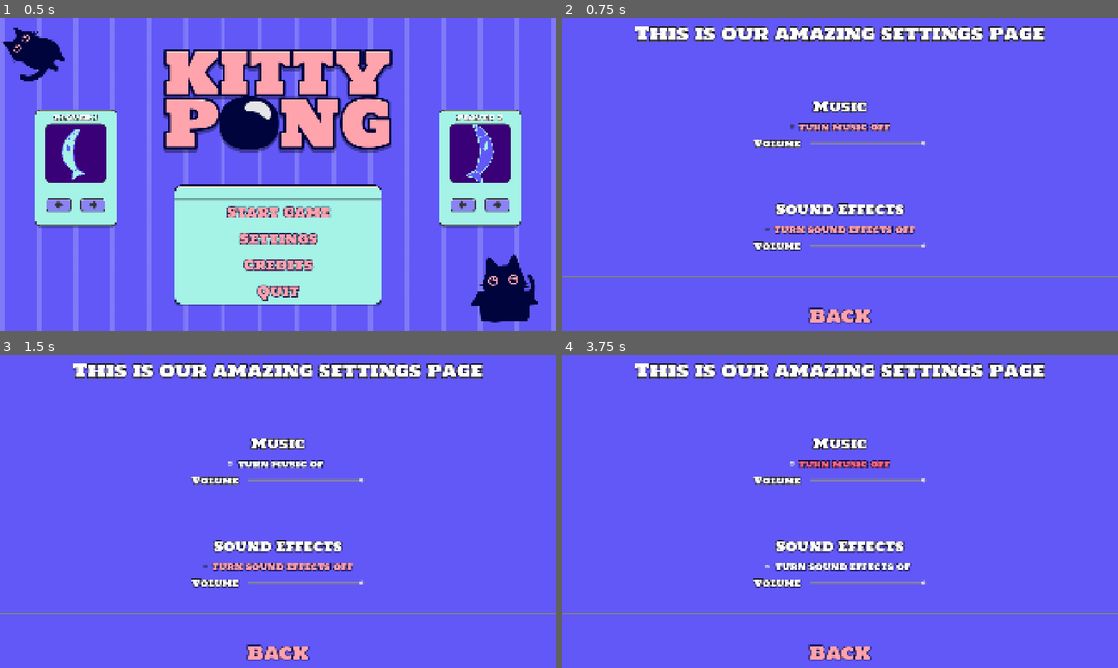
Above: before the commit, frames 1-4 (two rows, left to right).
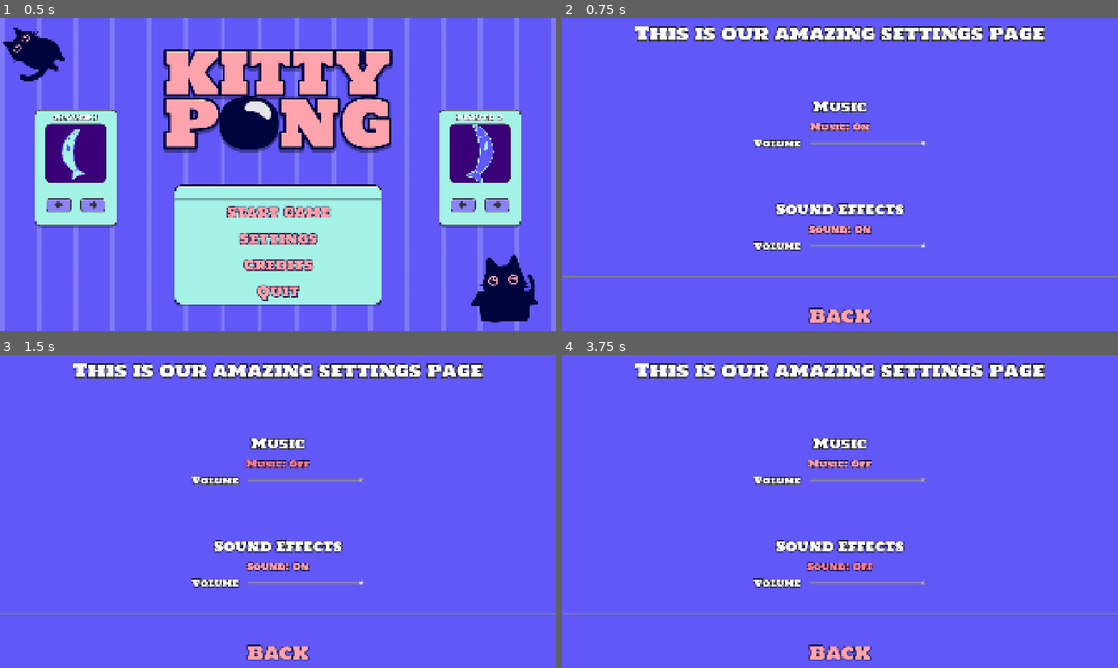
Above: after the commit, the same moments.

Repository: Jurinich/GDSG-WS-semester-project
Game: Godot game, scene res://scenes/main_menu.tscn
Two runs of this game, one before a commit and one after it. Both use one fixed random seed, a clock stepped at 60 frames per second and the inputs below.
Inputs (mouse positions are in pixels of both pictures, inside the frame that each line leads up to):
- Up to frame 1 (0.5 s): no input
- Up to frame 2 (0.75 s): click "Settings" at 0.5 s
- Up to frame 3 (1.5 s): click (278, 464) at 1.25 s, where only the run before the commit has a clickable "turn music off"
- Up to frame 4 (3.75 s): click (840, 464) at 2 s, where only the run after the commit has a clickable "Music: Off"; click (840, 464) at 2.75 s, where only the run after the commit has a clickable "Music: On"; click (840, 567) at 3.5 s, where only the run before the commit has a clickable "turn sound effects off"

Frame 1 is identical in both runs. In frame 2, 1.0% of the frame differs, in the area x 36-64%, y 33-70%; in frame 3, 1.0%; in frame 4, 1.1%, in the area x 36-66%, y 33-74%.

Commit message:
settings page now functional

Diff:
--- a/gdsg-semester-project-w-2025-/scenes/settings_scene.tscn
+++ b/gdsg-semester-project-w-2025-/scenes/settings_scene.tscn
@@ -52,12 +52,11 @@
 horizontal_alignment = 1
 vertical_alignment = 1
 
-[node name="CheckBox" type="CheckBox" parent="content" unique_id=500037152]
+[node name="Button2" type="Button" parent="content" unique_id=976116096]
 layout_mode = 2
-size_flags_horizontal = 4
 theme = ExtResource("3_83w5s")
 theme_override_font_sizes/font_size = 32
-text = " turn music off"
+text = "Music: On"
 
 [node name="HBoxContainer" type="HBoxContainer" parent="content" unique_id=405671482]
 layout_mode = 2
@@ -90,12 +89,11 @@
 horizontal_alignment = 1
 vertical_alignment = 1
 
-[node name="CheckBox2" type="CheckBox" parent="content" unique_id=136547099]
+[node name="Button" type="Button" parent="content" unique_id=551788857]
 layout_mode = 2
-size_flags_horizontal = 4
 theme = ExtResource("3_83w5s")
 theme_override_font_sizes/font_size = 32
-text = " turn sound effects off"
+text = "Sound: On"
 
 [node name="HBoxContainer2" type="HBoxContainer" parent="content" unique_id=1012310735]
 layout_mode = 2
@@ -128,4 +126,8 @@
 theme_override_font_sizes/font_size = 64
 text = "Back"
 
+[connection signal="pressed" from="content/Button2" to="." method="music_button_pressed"]
+[connection signal="drag_ended" from="content/HBoxContainer/HSlider" to="." method="on_music_slider_drag_end"]
+[connection signal="pressed" from="content/Button" to="." method="sound_button_pressed"]
+[connection signal="drag_ended" from="content/HBoxContainer2/HSlider" to="." method="on_sound_slider_drag_end"]
 [connection signal="pressed" from="content/BackButton" to="." method="_on_back_button_pressed"]
--- a/gdsg-semester-project-w-2025-/scripts/GameManager.gd
+++ b/gdsg-semester-project-w-2025-/scripts/GameManager.gd
@@ -8,12 +8,22 @@
 var left_player_paddle: int = 0
 var right_player_paddle: int = 0
 
+var sound_vol: int = 100
+var music_vol: int = 100
+
 signal score_changed
 
 func reset():
 	left_player_score = 0
 	right_player_score = 0
 	score_changed.emit()
+
+func change_sound(new: int):
+	sound_vol = new
+	print(sound_vol)
+
+func change_music(new: int):
+	music_vol = new
 
 # function returns true if the game should continue on
 func add_point(player : String) -> bool:
--- a/gdsg-semester-project-w-2025-/scripts/settings_scene.gd
+++ b/gdsg-semester-project-w-2025-/scripts/settings_scene.gd
@@ -1,4 +1,53 @@
 extends Control
+
+@onready var sound_slider: HSlider = $content/HBoxContainer2/HSlider
+@onready var music_slider: HSlider = $content/HBoxContainer/HSlider
+@onready var sound_button: Button = $content/Button
+@onready var music_button: Button = $content/Button2
+
+func _ready():
+	init_music()
+	init_sound()
 
 func _on_back_button_pressed():
 	get_tree().change_scene_to_file("res://scenes/main_menu.tscn")
+
+func sound_button_pressed():
+	if GameManager.sound_vol == 0:
+		GameManager.change_sound(100)
+		sound_slider.editable = true
+		sound_button.text = "Sound: On"
+	else:
+		GameManager.change_sound(0)
+		sound_slider.editable = false
+		sound_button.text = "Sound: Off"
+
+func music_button_pressed():
+	if GameManager.music_vol == 0:
+		GameManager.change_music(100)
+		music_slider.editable = true
+		music_button.text = "Music: On"
+	else:
+		GameManager.change_music(0)
+		music_slider.editable = false
+		music_button.text = "Music: Off"
+
+func on_sound_slider_drag_end(_unused):
+	GameManager.change_sound(int(sound_slider.value))
+
+func on_music_slider_drag_end(_unused):
+	GameManager.change_music(int(music_slider.value))
+
+func init_music():
+	if (GameManager.music_vol <= 0):
+		music_slider.editable = false
+		music_button.text = "Music: Off"
+		return
+	music_slider.value = GameManager.music_vol
+
+func init_sound():
+	if (GameManager.sound_vol <= 0):
+		sound_slider.editable = false
+		sound_button.text = "Sound: Off"
+		return
+	sound_slider.value = GameManager.sound_vol
